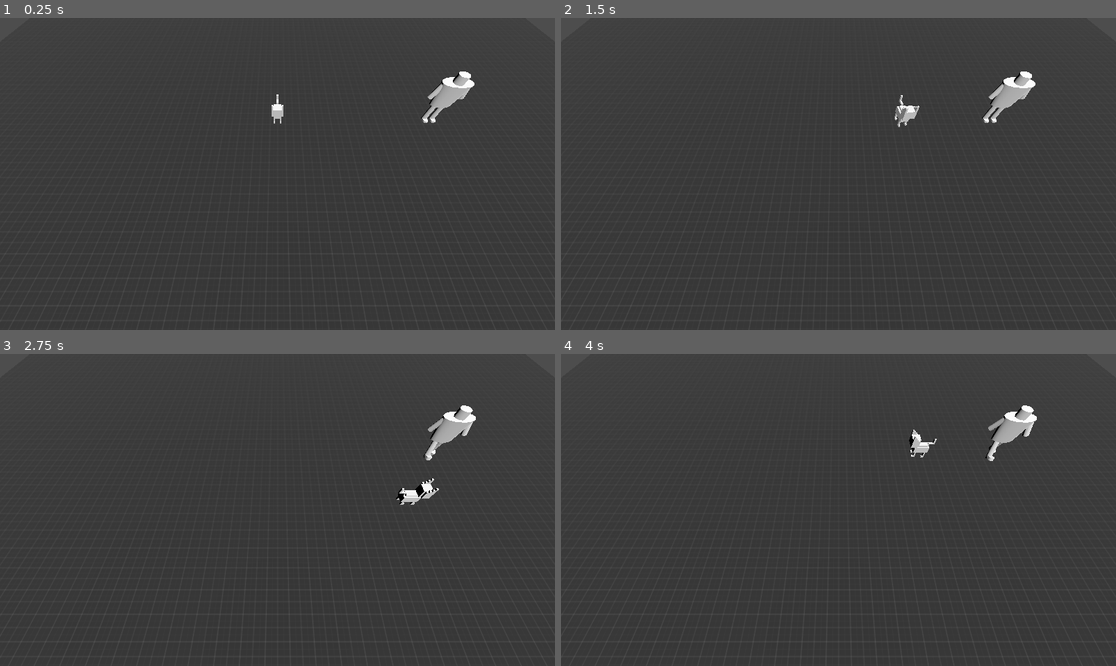
Above: before the commit, frames 1-4 (two rows, left to right).
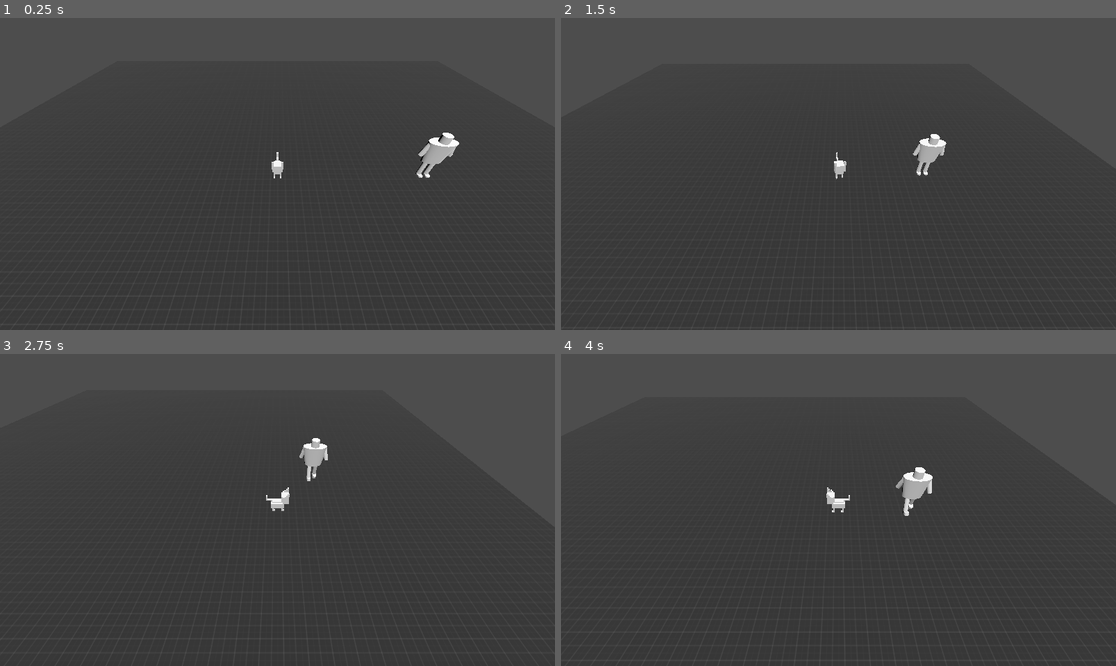
Above: after the commit, the same moments.

Repository: rgero/Perilous-Purr-il
Game: Godot game, scene res://Scenes/Sandbox.tscn
Same seed, same stepped clock (60 frames per second), same inputs: the game is played once before the commit and once after it.
Inputs:
- Up to frame 1 (0.25 s): no input
- Up to frame 2 (1.5 s): tap Enter at 0.5 s; hold D (Right) 0.53-1.28 s; tap Space (Jump) at 0.77 s; hold S (Down) from 1.28 s (still down)
- Up to frame 3 (2.75 s): tap Space (Jump) at 1.52 s; release S (Down) at 2.03 s; hold D (Right) from 2.03 s (still down)
- Up to frame 4 (4 s): release D (Right) at 2.78 s; hold W (Up) 2.78-3.53 s; tap Space (Jump) at 3.02, 3.77 s; hold A (Left) from 3.53 s (still down)

The runs differ from the first frame. In frame 1, 1.5% of the frame differs, in the area x 2-100%, y 17-99%; in frame 2, 1.4%; in frame 3, 1.5%; in frame 4, 1.6%, in the area x 0-100%, y 16-99%.

Commit message:
Making the camera follow the player.

Diff:
--- /dev/null
+++ b/Perilous Purr-il/Prefabs/PlayerCamera.tscn
@@ -0,0 +1,4 @@
+[gd_scene format=3 uid="uid://b5vxhtfhw1b2n"]
+
+[node name="Player Camera" type="Camera3D"]
+transform = Transform3D(1, 0, 0, 0, 0.49999997, 0.86602545, 0, -0.86602545, 0.49999997, 0, 0, 0)
--- a/Perilous Purr-il/Scenes/Sandbox.tscn
+++ b/Perilous Purr-il/Scenes/Sandbox.tscn
@@ -1,7 +1,8 @@
-[gd_scene load_steps=7 format=3 uid="uid://cvw8tq3t6ispd"]
+[gd_scene load_steps=8 format=3 uid="uid://cvw8tq3t6ispd"]
 
 [ext_resource type="Texture2D" uid="uid://i36mmxylctp3" path="res://Materials/prototype-texture.png" id="1_qotlx"]
 [ext_resource type="PackedScene" uid="uid://ckxcx7cab0ecb" path="res://Prefabs/Cat.tscn" id="2_eo7g3"]
+[ext_resource type="PackedScene" uid="uid://b5vxhtfhw1b2n" path="res://Prefabs/PlayerCamera.tscn" id="2_j25i0"]
 [ext_resource type="PackedScene" uid="uid://comhd4eavf72f" path="res://Prefabs/Enemy.tscn" id="4_j25i0"]
 
 [sub_resource type="Environment" id="Environment_qotlx"]
@@ -15,9 +16,6 @@
 
 [node name="Sandbox" type="Node3D"]
 
-[node name="Camera3D" type="Camera3D" parent="."]
-transform = Transform3D(1, 0, 0, 0, 0.49999997, 0.86602545, 0, -0.86602545, 0.49999997, 0, 10, 10)
-
 [node name="DirectionalLight3D" type="DirectionalLight3D" parent="."]
 transform = Transform3D(1, 0, 0, 0, 0.4351683, 0.90034914, 0, -0.90034914, 0.4351683, 0, 20, 0)
 
@@ -26,6 +24,8 @@
 
 [node name="Cat" parent="." instance=ExtResource("2_eo7g3")]
 transform = Transform3D(0.99999994, 0, 0, 0, 1, 0, 0, 0, 0.99999994, 0, 0, 0)
+playerCamera = ExtResource("2_j25i0")
+cameraOffset = Vector3(0, 10, 10)
 
 [node name="Enemy" parent="." instance=ExtResource("4_j25i0")]
 transform = Transform3D(1, 0, 0, 0, 1, 0, 0, 0, 1, 10, 0, 0)
--- a/Perilous Purr-il/Scripts/Player.gd
+++ b/Perilous Purr-il/Scripts/Player.gd
@@ -3,6 +3,19 @@
 const SPEED = 5.0
 const JUMP_VELOCITY = 4.5
 @onready var animation_player: AnimationPlayer = $AnimationPlayer
+@export var playerCamera: PackedScene
+@export var cameraOffset: Vector3
+
+var cameraInstance: Node
+
+func _ready() -> void:
+	cameraInstance = playerCamera.instantiate()
+	get_tree().current_scene.add_child.call_deferred(cameraInstance)
+	cameraInstance.global_position += cameraOffset
+
+func _process(_delta: float) -> void:
+	cameraInstance.global_position = global_position + cameraOffset
+	cameraInstance.look_at(global_position)
 
 func _physics_process(delta: float) -> void:
 	if not is_on_floor():
